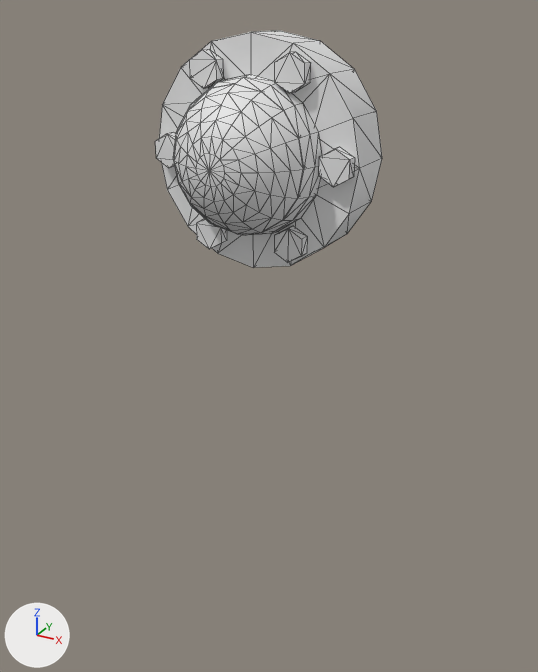
The Blender file assets/models/pipes/pipe_base.blend, before and after one commit.
Both versions are drawn from a camera (50 mm lens) standing at (0.654, -1.129, 0.234) and looking at (-0.021, 0.099, -0.379). The lights are fixed; the arrows at lower left show +X, +Y and +Z. Mesh edges are drawn as thin lines. The same objects are shown in both versions, whatever each file hides.
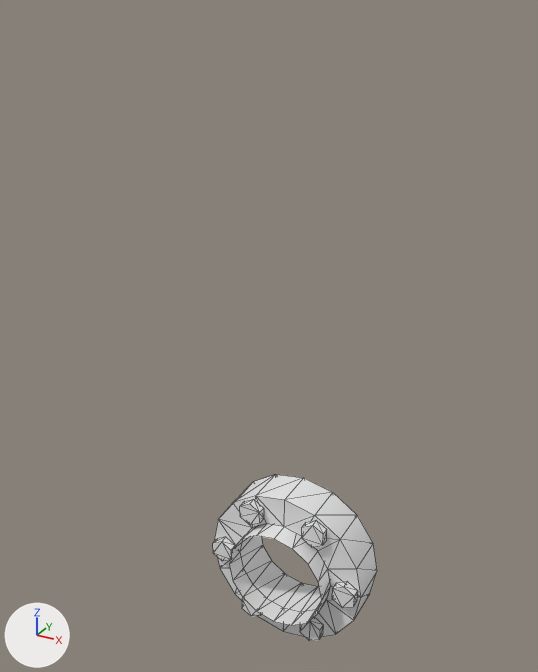
Pixel boxes (x1, y1, x2, y2) of what changed, in the pictures (538 x 672 px; the box of a moved part takes in the faces that stretch with it):
'Circle', reshaped, moved (27% narrower, 31% shorter)
    before: (159, 30, 382, 267)
    after: (214, 474, 377, 637)
'Circle.001', moved
    before: (155, 49, 355, 262)
    after: (213, 500, 357, 641)
part 1 of me_circle, moved or reshaped
    before: (159, 30, 382, 267)
    after: (214, 474, 377, 637)
part 2 of me_circle, deleted
    before: (173, 74, 322, 235)

The change, as a diff of the scene's bpy script:
```diff
--- a/assets/models/pipes/pipe_base.blend.py
+++ b/assets/models/pipes/pipe_base.blend.py
@@ me_circle @@
 me_circle.from_pydata(...)  # 209 vertices, 368 faces; spans x -0.2..0.2, y -0.2..0.2, z -0.1..0.135
 # used by ob_circle; location = (0.0, 0.0, 0.0); rotation_euler = (1.571, 0.0, 0.0), in degrees (90, 0, 0)
+# me_circle part 1: the loose piece of 80 vertices spanning x -0.2..0.2, y -0.2..0.2, z -0.1..0.051 is moved by (0.0, 0.0, -0.135)
+# me_circle part 2: the loose piece of 129 vertices spanning x -0.135..0.135, y -0.135..0.135, z 0.0..0.135 is deleted
@@ me_circle_001 @@
 me_circle_001.from_pydata(...)  # 72 vertices, 96 faces; spans x -0.186..0.186, y -0.169..0.169, z -0.02..0.0
 # used by ob_circle_001; location = (0.0, 0.0, 0.0); rotation_euler = (1.571, 0.0, 3.142), in degrees (90, 0, 180); scale = (1.02, 1.02, 1.02)
+# me_circle_001 part 3: the whole mesh is moved by (0.0, 0.0, 0.132)
@@ ob_circle @@
 ob_circle = bpy.data.objects.new('Circle', me_circle)
-ob_circle.location = (0.0, 0.0, 0.0)
+ob_circle.location = (0.0, 0.0, -1.0)
 ob_circle.rotation_euler = (1.571, 0.0, 0.0)  # degrees (90, 0, 0)
@@ ob_circle_001 @@
 ob_circle_001 = bpy.data.objects.new('Circle.001', me_circle_001)
-ob_circle_001.location = (0.0, 0.0, 0.0)
+ob_circle_001.location = (0.0, 0.0, -1.0)
 ob_circle_001.rotation_euler = (1.571, 0.0, 3.142)  # degrees (90, 0, 180)
```
